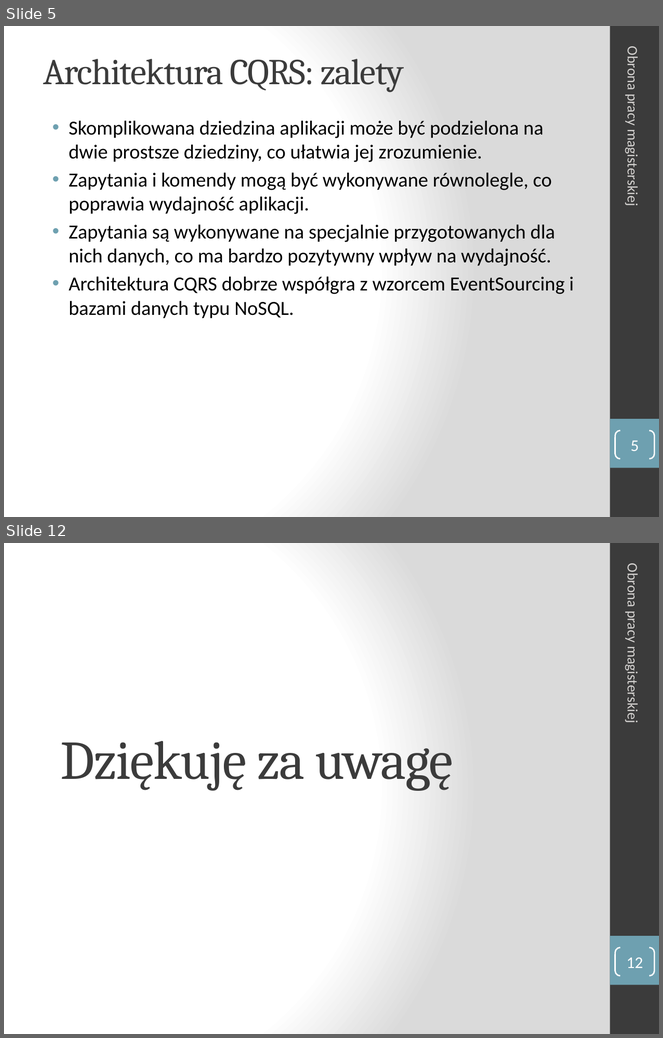
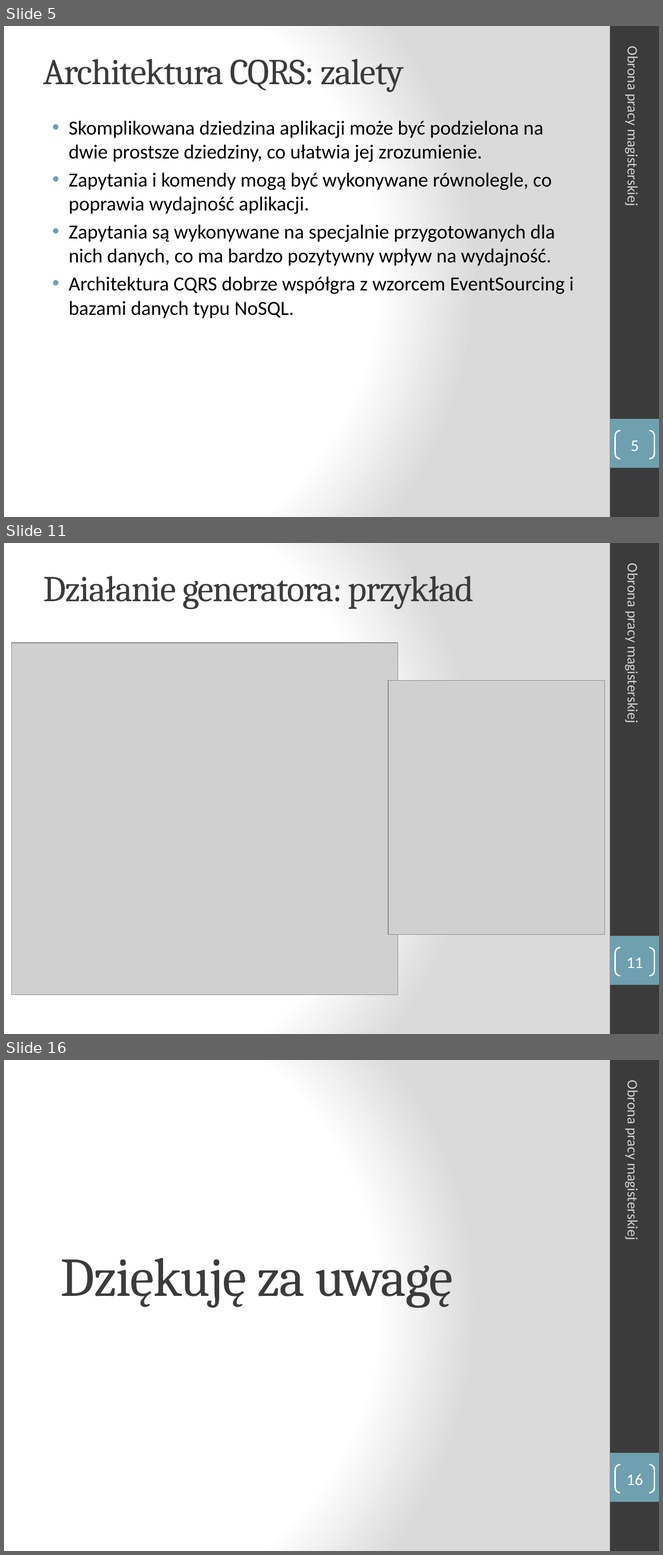
Before and after one commit to manisero/MasterThesis, a slide deck: thesis/presentation/presentation.pptx. Shown one above the other, each under a label of ours: slides 5 and 12 before the commit, slides 5, 11 and 16 after it; the slides between them are not shown. The pictures are 663x1038 and 663x1555 pixels, drawn with LibreOffice and Linux fonts; fonts in the diff are those of the drawing; grey boxes stand for pictures. Boxes give left, top, right and bottom in pixels: in the first picture for what was removed or moved away, otherwise in the second. Text is boxed around its words. In the diff, an @@ line names an element or a change of style, - is before the commit and + after.

```diff
--- a/thesis/presentation/presentation.pptx
+++ b/thesis/presentation/presentation.pptx
@@ slide 11 added at (4, 543, 659, 1034), background gradient #FFFFFF to #DADADA; not listed: 2 template elements that a slide beside it also shows @@
@@ text added at (624, 567, 642, 721), 16 pt, text #D4D2D0 @@
+Obrona pracy magisterskiej
@@ title added at (44, 576, 474, 609), 40 pt, text #3B3B3B @@
+Działanie generatora: przykład
@@ picture added at (12, 643, 399, 995) @@
@@ picture added at (389, 681, 606, 935) @@
@@ page number added at (616, 948, 655, 976), outline #FFFFFF 1.5 pt, 18 pt, text #FFFFFF @@
+11
@@ what was slide 12 is now slide 16 @@
@@ page number at (626, 1474, 643, 1485): text changed @@
-12
+16
```
Also in this commit, not shown: 7 slides changed, 4 other slides added, 1 slide removed, 6 other files.
